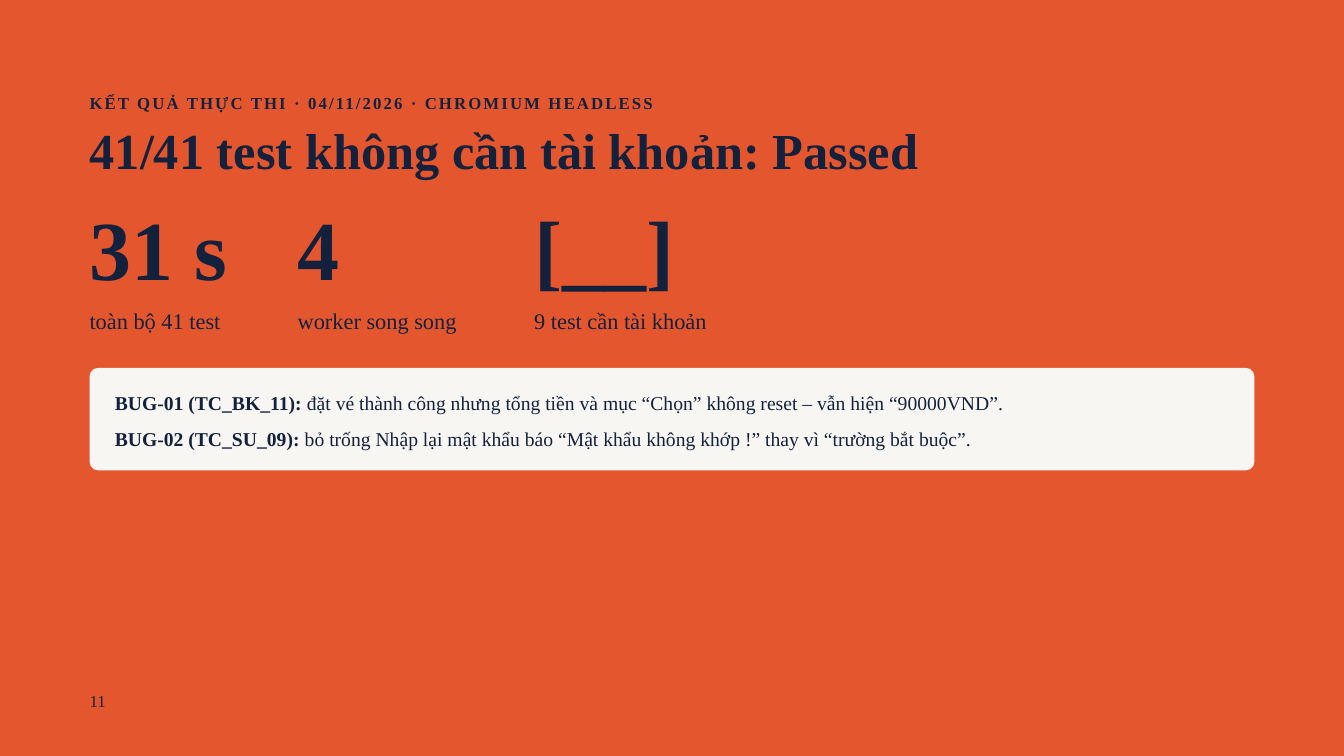
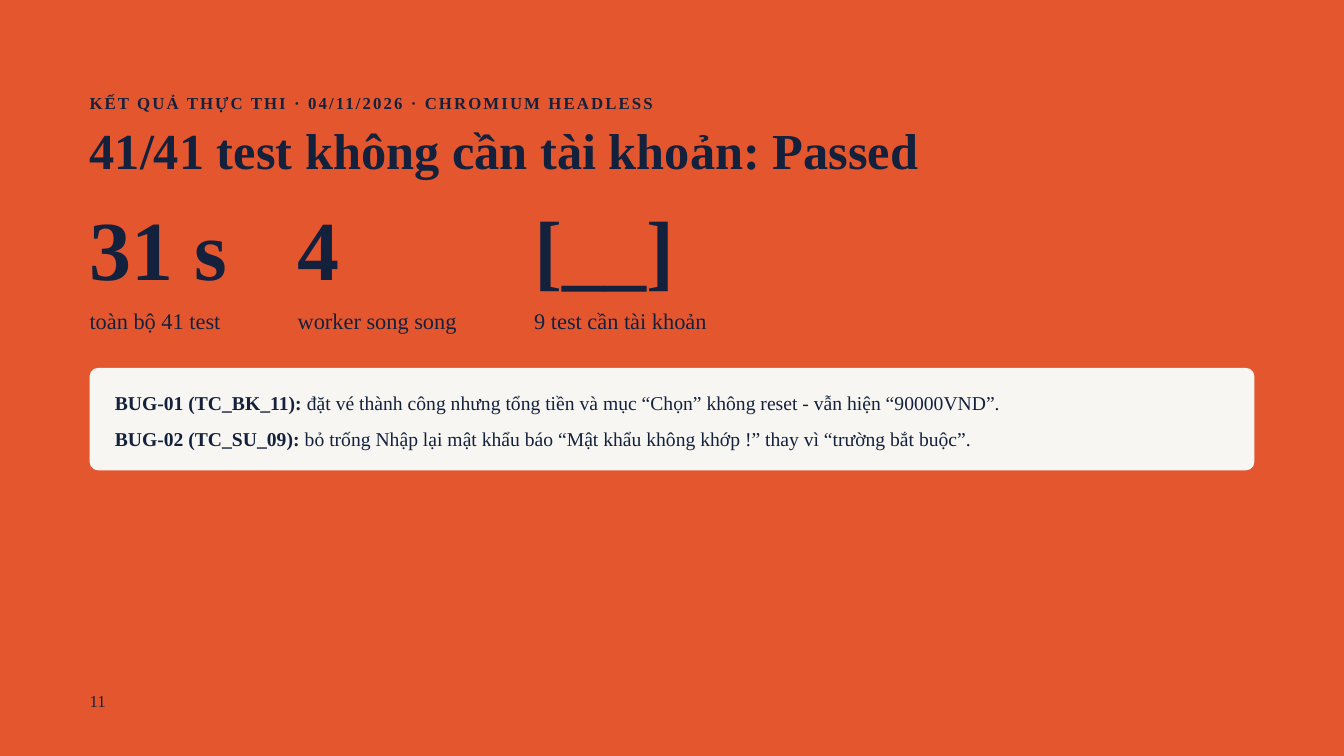
Before and after one commit to kh4nhNLK7068/CapstonePlaywrightTesting19, a slide deck: slide 11 of docs/Capstone Automation - Movie Booking.pptx. Drawn at 1344x756 pixels with LibreOffice and Linux fonts; fonts in the diff are those of the drawing. Boxes give left, top, right and bottom in pixels: in the first picture for what was removed or moved away, otherwise in the second. Text is boxed around its words. In the diff, an @@ line names an element or a change of style, - is before the commit and + after.

```diff
--- a/docs/Capstone Automation - Movie Booking.pptx
+++ b/docs/Capstone Automation - Movie Booking.pptx
@@ text at box(115, 396, 1000, 415): text changed @@
-BUG-01 (TC_BK_11): đặt vé thành công nhưng tổng tiền và mục “Chọn” không reset – vẫn hiện “90000VND”.
+BUG-01 (TC_BK_11): đặt vé thành công nhưng tổng tiền và mục “Chọn” không reset - vẫn hiện “90000VND”.
```
Also in this commit, not shown: 6 other slides changed, 1 other file.
